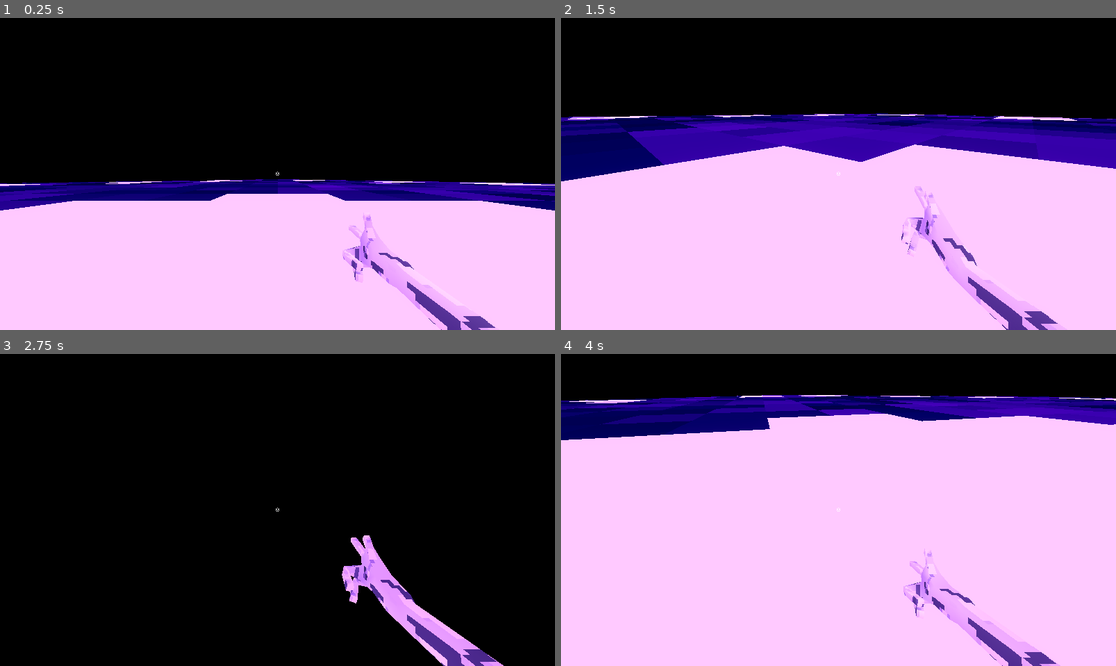
Above: before the commit, frames 1-4 (two rows, left to right).
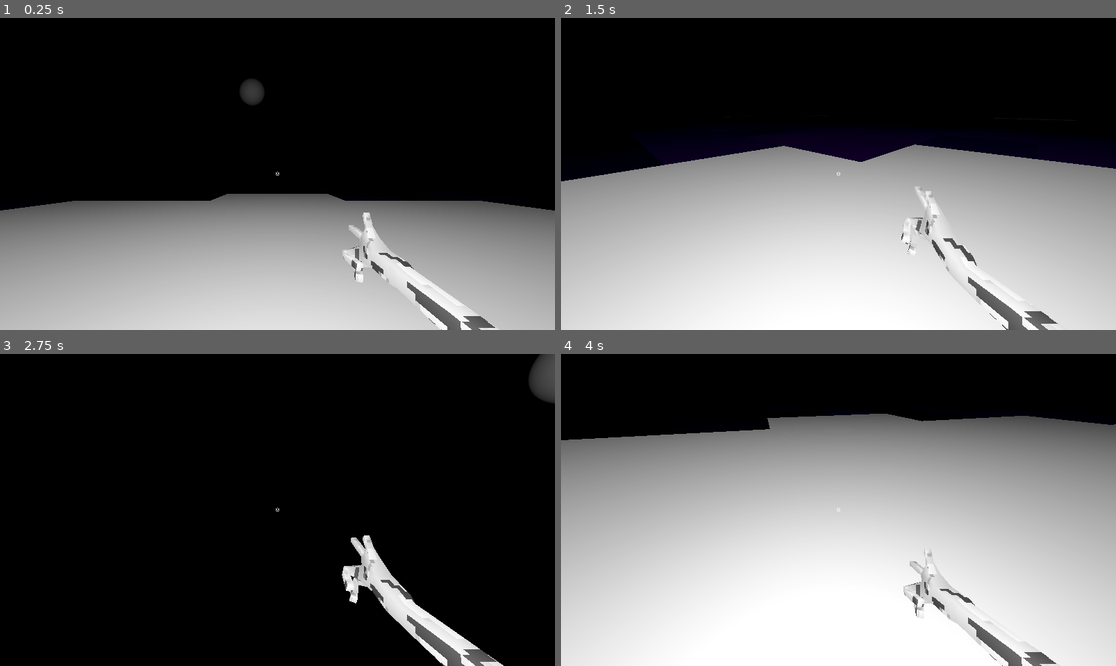
Above: after the commit, the same moments.

Repository: NykolaR/GGJ2026
Game: Godot game, scene res://scenes/debug/debug.tscn
The game is run twice, just before and just after one commit, with the same random seed, the same clock (stepped at 60 frames per second) and the same inputs.
Inputs (mouse positions are in pixels of both pictures, inside the frame that each line leads up to):
- Up to frame 1 (0.25 s): no input
- Up to frame 2 (1.5 s): tap Enter (ui_accept) at 0.5, 0.77 s; move the mouse to (960, 158) at 0.52 s; press the mouse at (960, 158) at 0.53 s; hold D (move_right) 0.53-1.28 s; move the mouse to (727, 189) at 1.27 s; release the mouse at (727, 189) at 1.28 s; hold S (move_down) from 1.28 s (still down); click (727, 189) at 1.35 s
- Up to frame 3 (2.75 s): tap Enter (ui_accept) at 1.52 s; move the mouse to (333, 441) at 2.02 s; release S (move_down) at 2.03 s; press the mouse at (333, 441) at 2.03 s; hold D (move_right) from 2.03 s (still down)
- Up to frame 4 (4 s): move the mouse to (810, 572) at 2.77 s; release D (move_right) at 2.78 s; release the mouse at (810, 572) at 2.78 s; hold W (move_up) 2.78-3.53 s; click (810, 572) at 2.85 s; tap Enter (ui_accept) at 3.02, 3.77 s; move the mouse to (1005, 556) at 3.52 s; press the mouse at (1005, 556) at 3.53 s; hold A (move_left) from 3.53 s (still down)

The runs differ from the first frame. In frame 1, 48% of the frame differs, in the area x 0-100%, y 19-100%; in frame 2, 69%; in frame 3, 3.7%; in frame 4, 86%, in the area x 0-100%, y 13-100%.

Commit message:
many things for many beings

Diff:
--- a/ggj-2026/project.godot
+++ b/ggj-2026/project.godot
@@ -76,6 +76,12 @@
 ]
 }
 
+[layer_names]
+
+3d_physics/layer_2="player"
+3d_physics/layer_3="enemy"
+3d_physics/layer_4="mask"
+
 [physics]
 
 3d/physics_engine="Jolt Physics"
--- a/ggj-2026/scenes/debug/debug.tscn
+++ b/ggj-2026/scenes/debug/debug.tscn
@@ -2,6 +2,8 @@
 
 [ext_resource type="PackedScene" uid="uid://da11xn34k4j06" path="res://scenes/world/stage.tscn" id="1_fym4n"]
 [ext_resource type="PackedScene" uid="uid://d03ii0poyajaw" path="res://scenes/player/player.tscn" id="2_pa0g8"]
+[ext_resource type="PackedScene" uid="uid://b8kagop8tvnh" path="res://scenes/enemy/enemy.tscn" id="3_pa0g8"]
+[ext_resource type="PackedScene" uid="uid://5qw3bffoese7" path="res://scenes/enemy/spawning_mask/spawning_mask.tscn" id="4_oa6p7"]
 
 [sub_resource type="ProceduralSkyMaterial" id="ProceduralSkyMaterial_fym4n"]
 sky_horizon_color = Color(0.66224277, 0.6717428, 0.6867428, 1)
@@ -13,8 +15,6 @@
 [sub_resource type="Environment" id="Environment_oa6p7"]
 background_mode = 1
 sky = SubResource("Sky_pa0g8")
-ambient_light_source = 2
-ambient_light_color = Color(0.41568628, 0.015686275, 1, 1)
 tonemap_mode = 2
 glow_enabled = true
 
@@ -22,6 +22,7 @@
 
 [node name="DirectionalLight3D" type="DirectionalLight3D" parent="." unique_id=1637109102]
 transform = Transform3D(-0.8660254, -0.43301278, 0.25, 0, 0.49999997, 0.86602545, -0.50000006, 0.75, -0.43301266, 0, 0, 0)
+visible = false
 shadow_enabled = true
 
 [node name="WorldEnvironment" type="WorldEnvironment" parent="." unique_id=114159800]
@@ -32,3 +33,18 @@
 
 [node name="Player" parent="." unique_id=1786887011 instance=ExtResource("2_pa0g8")]
 transform = Transform3D(1, 0, 0, 0, 1, 0, 0, 0, 1, 0, 0.5098526, 0)
+
+[node name="Enemy" parent="." unique_id=689310269 instance=ExtResource("3_pa0g8")]
+transform = Transform3D(1, 0, 0, 0, 1, 0, 0, 0, 1, 7, 4, 0)
+
+[node name="Enemy2" parent="." unique_id=1321154890 instance=ExtResource("3_pa0g8")]
+transform = Transform3D(1, 0, 0, 0, 1, 0, 0, 0, 1, 2, 4, 7)
+
+[node name="Enemy3" parent="." unique_id=18822014 instance=ExtResource("3_pa0g8")]
+transform = Transform3D(1, 0, 0, 0, 1, 0, 0, 0, 1, -9, 4, -1)
+
+[node name="Enemy4" parent="." unique_id=2016225487 instance=ExtResource("3_pa0g8")]
+transform = Transform3D(1, 0, 0, 0, 1, 0, 0, 0, 1, -1, 4, -8)
+
+[node name="SpawningMask" parent="." unique_id=877458569 instance=ExtResource("4_oa6p7")]
+transform = Transform3D(1, 0, 0, 0, 1, 0, 0, 0, 1, -5, 4.4638047, 4)
--- a/ggj-2026/scenes/debug/retro.tscn
+++ b/ggj-2026/scenes/debug/retro.tscn
@@ -6,7 +6,7 @@
 
 [sub_resource type="ShaderMaterial" id="ShaderMaterial_m0nke"]
 shader = ExtResource("1_bqseu")
-shader_parameter/color_depth = 16.0
+shader_parameter/color_depth = 24.0
 shader_parameter/dithering_pattern_texture = ExtResource("2_maams")
 
 [node name="Retro" type="Node" unique_id=2027053121]
--- /dev/null
+++ b/ggj-2026/scenes/enemy/enemy.gd
@@ -0,0 +1,13 @@
+extends Area3D
+
+@export var health: int = 5
+
+
+func hit(damage: int = 0) -> void:
+	health -= damage
+	if health <= 0:
+		death()
+
+
+func death() -> void:
+	queue_free()
--- a/ggj-2026/scenes/enemy/enemy.tscn
+++ b/ggj-2026/scenes/enemy/enemy.tscn
@@ -1,3 +1,18 @@
 [gd_scene format=3 uid="uid://b8kagop8tvnh"]
 
-[node name="Area3D" type="Area3D" unique_id=689310269]
+[ext_resource type="Script" uid="uid://dhije8l7d3s6u" path="res://scenes/enemy/enemy.gd" id="1_4a83h"]
+
+[sub_resource type="SphereShape3D" id="SphereShape3D_883im"]
+
+[sub_resource type="SphereMesh" id="SphereMesh_4a83h"]
+
+[node name="Enemy" type="Area3D" unique_id=689310269]
+collision_layer = 4
+collision_mask = 2
+script = ExtResource("1_4a83h")
+
+[node name="CollisionShape3D" type="CollisionShape3D" parent="." unique_id=1436251806]
+shape = SubResource("SphereShape3D_883im")
+
+[node name="MeshInstance3D" type="MeshInstance3D" parent="." unique_id=1925874497]
+mesh = SubResource("SphereMesh_4a83h")
--- /dev/null
+++ b/ggj-2026/scenes/enemy/spawning_mask/bases/mask_base_heart.tscn
@@ -0,0 +1,31 @@
+[gd_scene format=3 uid="uid://1b6wiypokfwr"]
+
+[ext_resource type="PackedScene" uid="uid://sn3sna5uoatn" path="res://scenes/enemy/spawning_mask/mask_piece.tscn" id="1_nc43t"]
+[ext_resource type="PackedScene" uid="uid://xgrel10opmpj" path="res://assets/models/masks/base/enemy-mask-heart.gltf" id="2_csh00"]
+[ext_resource type="Shader" uid="uid://deoh6ruh3calf" path="res://ursc/spatial/shiny/shiny_opaque.gdshader" id="3_csh00"]
+
+[sub_resource type="ConvexPolygonShape3D" id="ConvexPolygonShape3D_csh00"]
+points = PackedVector3Array(0.5, 0.9999999, 0, 0.4498825, 0.9127699, 0.13694324, 0.8999609, 0.5809903, 0.13694324, 1, 0.6312239, 0, 0.8999609, 0.5809903, -0.13694324, 0.4498825, 0.9127699, -0.13694324, -0.5, 0.9999999, 0, -0.4500783, 0.9127699, 0.13694324, 0.8999609, 0.060325444, 0.13694324, 1, 0.0526886, 0, 0.8999609, 0.060325444, -0.13694324, -0.4500783, 0.9127699, -0.13694324, -0.9001566, 0.5809903, -0.13694324, -1, 0.6312239, 0, -0.9001566, 0.5809903, 0.13694324, 0.18050122, -0.6475276, 0.13694324, 0.20046985, -0.7337394, 0, 0.18050122, -0.6475276, -0.13694324, -0.9001566, 0.060325444, -0.13694324, -1, 0.0526886, 0, -0.9001566, 0.060325444, 0.13694324, -0.18069696, -0.6475276, 0.13694324, -0.2006656, -0.7337394, 0, -0.18069696, -0.6475276, -0.13694324)
+
+[sub_resource type="ShaderMaterial" id="ShaderMaterial_kper4"]
+render_priority = 0
+shader = ExtResource("3_csh00")
+shader_parameter/albedo_color = Color(1, 0.49019608, 1, 1)
+shader_parameter/color_depth = 16.0
+shader_parameter/glossiness = 0.4
+shader_parameter/shadow_intensity = 0.65
+shader_parameter/cull_distance_override = 0.0
+shader_parameter/convert_vertex_colors = false
+
+[node name="MaskBaseHeart" unique_id=1027750743 instance=ExtResource("1_nc43t")]
+shape = SubResource("ConvexPolygonShape3D_csh00")
+
+[node name="enemy-mask-heart" parent="." index="0" unique_id=1587088882 instance=ExtResource("2_csh00")]
+
+[node name="Cube" parent="enemy-mask-heart" index="0" unique_id=1015910222]
+surface_material_override/0 = SubResource("ShaderMaterial_kper4")
+
+[node name="MeshInstance3D" type="MeshInstance3D" parent="." index="1" unique_id=1467294602]
+material_override = SubResource("ShaderMaterial_kper4")
+
+[editable path="enemy-mask-heart"]
--- /dev/null
+++ b/ggj-2026/scenes/enemy/spawning_mask/mask_piece.tscn
@@ -0,0 +1,3 @@
+[gd_scene format=3 uid="uid://sn3sna5uoatn"]
+
+[node name="MaskPiece" type="CollisionShape3D" unique_id=1027750743]
--- /dev/null
+++ b/ggj-2026/scenes/enemy/spawning_mask/spawning_mask.gd
@@ -0,0 +1,9 @@
+extends "res://scenes/enemy/enemy.gd"
+
+
+func death() -> void:
+	$MeshInstance3D.hide()
+	$CollisionShape3D.disabled = true
+	$Mask.process_mode = Node.PROCESS_MODE_INHERIT
+	$Mask.mask_grabbed.connect(queue_free)
+	$Mask.apply_torque_impulse(Vector3(randf_range(-1,1), randf_range(-1,1), randf_range(-1,1)))
--- /dev/null
+++ b/ggj-2026/scenes/enemy/spawning_mask/spawning_mask.tscn
@@ -0,0 +1,14 @@
+[gd_scene format=3 uid="uid://5qw3bffoese7"]
+
+[ext_resource type="PackedScene" uid="uid://b8kagop8tvnh" path="res://scenes/enemy/enemy.tscn" id="1_2mpkn"]
+[ext_resource type="Script" uid="uid://dr23ao3omf5s8" path="res://scenes/enemy/spawning_mask/spawning_mask.gd" id="2_1e33p"]
+[ext_resource type="PackedScene" uid="uid://e56j2frq2wsf" path="res://scenes/mask/mask.tscn" id="2_rv0x0"]
+
+[node name="SpawningMask" unique_id=689310269 instance=ExtResource("1_2mpkn")]
+script = ExtResource("2_1e33p")
+
+[node name="MeshInstance3D" parent="." index="1" unique_id=1925874497]
+visible = false
+
+[node name="Mask" parent="." index="2" unique_id=1479358489 instance=ExtResource("2_rv0x0")]
+transform = Transform3D(0.5, 0, 0, 0, 0.5, 0, 0, 0, 0.5, 0, 0, 0)
--- /dev/null
+++ b/ggj-2026/scenes/mask/mask.gd
@@ -0,0 +1,18 @@
+extends RigidBody3D
+
+
+signal mask_grabbed
+
+func _ready() -> void:
+	add_cols($Base.get_children())
+
+
+func add_cols(from: Array) -> void:
+	for child in from:
+		if child is CollisionShape3D:
+			var nc: CollisionShape3D = child.duplicate()
+			add_child(nc)
+
+
+func pick_up_mask() -> void:
+	mask_grabbed.emit()
--- /dev/null
+++ b/ggj-2026/scenes/mask/mask.tscn
@@ -0,0 +1,33 @@
+[gd_scene format=3 uid="uid://e56j2frq2wsf"]
+
+[ext_resource type="Script" uid="uid://cpiilkkb02rk8" path="res://scenes/mask/mask.gd" id="1_jlvus"]
+[ext_resource type="PackedScene" uid="uid://1b6wiypokfwr" path="res://scenes/enemy/spawning_mask/bases/mask_base_heart.tscn" id="2_61b51"]
+
+[sub_resource type="PhysicsMaterial" id="PhysicsMaterial_61b51"]
+bounce = 0.1
+
+[node name="Mask" type="RigidBody3D" unique_id=1479358489]
+process_mode = 4
+disable_mode = 1
+collision_layer = 8
+input_ray_pickable = false
+physics_material_override = SubResource("PhysicsMaterial_61b51")
+script = ExtResource("1_jlvus")
+
+[node name="Accessory" type="RigidBody3D" parent="." unique_id=2002317765]
+process_mode = 4
+collision_layer = 8
+
+[node name="EyeR" type="RigidBody3D" parent="." unique_id=1045527664]
+process_mode = 4
+collision_layer = 8
+
+[node name="EyeL" type="RigidBody3D" parent="." unique_id=607794343]
+process_mode = 4
+collision_layer = 8
+
+[node name="Base" type="RigidBody3D" parent="." unique_id=1944295693]
+process_mode = 4
+collision_layer = 8
+
+[node name="MaskBaseHeart" parent="Base" unique_id=1027750743 instance=ExtResource("2_61b51")]
--- a/ggj-2026/scenes/player/player.tscn
+++ b/ggj-2026/scenes/player/player.tscn
@@ -48,6 +48,7 @@
 transitions = ["Pistol-idle", "Pistol-shoot", SubResource("AnimationNodeStateMachineTransition_0owmy"), "Pistol-shoot", "Pistol-idle", SubResource("AnimationNodeStateMachineTransition_qek5x"), "Start", "Pistol-idle", SubResource("AnimationNodeStateMachineTransition_5gtgg")]
 
 [node name="Player" type="CharacterBody3D" unique_id=1786887011 node_paths=PackedStringArray("camera")]
+collision_layer = 2
 script = ExtResource("1_8afob")
 camera = NodePath("RotY")
 
@@ -64,7 +65,7 @@
 [node name="hand" parent="RotY/RotX" unique_id=2065130696 instance=ExtResource("3_p47bc")]
 transform = Transform3D(1, 0, 0, 0, 1, 0, 0, 0, 1, 0.20633817, -0.16909224, -5.9604645e-08)
 
-[node name="Skeleton3D" parent="RotY/RotX/hand/Arm-Armature" parent_id_path=PackedInt32Array(2065130696, 329330413) index="0" unique_id=1417654798]
+[node name="Skeleton3D" parent="RotY/RotX/hand/Arm-Armature" parent_id_path=PackedInt32Array(2065130696, 877236892) index="0" unique_id=936366653]
 bones/0/rotation = Quaternion(-0.5, 0.50000006, -0.5, 0.5)
 bones/3/rotation = Quaternion(7.700781e-16, -1.04649094e-16, -0.13465647, 0.99089235)
 bones/4/rotation = Quaternion(0.026809711, -0.017022237, 0.53496635, 0.8442763)
@@ -74,7 +75,7 @@
 bones/8/rotation = Quaternion(-0.49338496, -0.20599963, -0.3010631, 0.78961784)
 bones/9/rotation = Quaternion(-0.7028759, -0.31664586, 0.2649731, 0.5792151)
 
-[node name="Arm" parent="RotY/RotX/hand/Arm-Armature/Skeleton3D" index="0" unique_id=1151002556]
+[node name="Arm" parent="RotY/RotX/hand/Arm-Armature/Skeleton3D" index="0" unique_id=1924045855]
 surface_material_override/0 = SubResource("ShaderMaterial_qek5x")
 
 [node name="PistolBulletSpawn" type="Node3D" parent="RotY/RotX/hand/Arm-Armature/Skeleton3D/Arm" index="0" unique_id=357589825]
@@ -107,6 +108,11 @@
 tree_root = SubResource("AnimationNodeStateMachine_h17s1")
 anim_player = NodePath("../RotY/RotX/hand/AnimationPlayer")
 
+[node name="OmniLight3D" type="OmniLight3D" parent="." unique_id=1674696348]
+transform = Transform3D(1, 0, 0, 0, 1, 0, 0, 0, 1, 0, 0.5, 0)
+light_volumetric_fog_energy = 0.0
+omni_range = 15.0
+
 [connection signal="animation_started" from="AnimationTree" to="." method="_on_animation_tree_animation_started"]
 
 [editable path="RotY/RotX/hand"]
--- a/ggj-2026/scenes/player/weapons/bullet.gd
+++ b/ggj-2026/scenes/player/weapons/bullet.gd
@@ -1,8 +1,10 @@
 extends RayCast3D
 
+const Enemy: GDScript = preload("res://scenes/enemy/enemy.gd")
 
 var target: Vector3 = Vector3.ZERO
 
+@export var damage: int = 1
 @export var spread: float = 0.02
 @export var range: float = 10.0
 
@@ -22,6 +24,9 @@
 	if is_colliding():
 		visual.scale.z = global_position.distance_to(get_collision_point())
 		top_level = true
+		var col: Enemy = get_collider() as Enemy
+		if col:
+			col.hit(1)
 	else:
 		visual.scale.z = range
 	show()
--- a/ggj-2026/scenes/player/weapons/bullet.tscn
+++ b/ggj-2026/scenes/player/weapons/bullet.tscn
@@ -14,6 +14,8 @@
 [node name="Bullet" type="RayCast3D" unique_id=132572255]
 visible = false
 target_position = Vector3(0, 0, -1)
+collision_mask = 4
+collide_with_areas = true
 debug_shape_thickness = 1
 script = ExtResource("1_fvo7p")
 
--- a/ggj-2026/scenes/world/stage.tscn
+++ b/ggj-2026/scenes/world/stage.tscn
@@ -1,22 +1,12 @@
 [gd_scene format=3 uid="uid://da11xn34k4j06"]
 
 [ext_resource type="PackedScene" uid="uid://cie1qcddtl8du" path="res://assets/models/stage.gltf" id="1_1rk7q"]
-[ext_resource type="Shader" uid="uid://bf64br441qj8r" path="res://ursc/spatial/standard/standard_opaque.gdshader" id="2_3plsa"]
 [ext_resource type="Texture2D" uid="uid://b2xjscesd4y6y" path="res://assets/textures/stage.png" id="3_cwc4s"]
 
-[sub_resource type="ShaderMaterial" id="ShaderMaterial_yq2ei"]
-render_priority = 0
-shader = ExtResource("2_3plsa")
-shader_parameter/albedo_color = Color(1, 1, 1, 1)
-shader_parameter/albedo_texture = ExtResource("3_cwc4s")
-shader_parameter/albedo_texture_as_primary_color = true
-shader_parameter/mix_factor = 1.0
-shader_parameter/texture_lod_halve_distance_override = 0.0
-shader_parameter/uv_offset = Vector2(0, 0)
-shader_parameter/uv_scale = Vector2(1, 1)
-shader_parameter/uv_scroll_speed = Vector2(0, 0)
-shader_parameter/cull_distance_override = 0.0
-shader_parameter/convert_vertex_colors = false
+[sub_resource type="StandardMaterial3D" id="StandardMaterial3D_7qkul"]
+specular_mode = 2
+albedo_texture = ExtResource("3_cwc4s")
+texture_filter = 0
 
 [node name="Stage" type="Node3D" unique_id=928063805]
 
@@ -24,9 +14,9 @@
 transform = Transform3D(4, 0, 0, 0, 4, 0, 0, 0, 4, 0, 0, 0)
 
 [node name="Cylinder" parent="stage" index="0" unique_id=145943383]
-material_override = SubResource("ShaderMaterial_yq2ei")
+material_override = SubResource("StandardMaterial3D_7qkul")
 
 [node name="MeshInstance3D" type="MeshInstance3D" parent="." unique_id=1441915264]
-material_override = SubResource("ShaderMaterial_yq2ei")
+material_override = SubResource("StandardMaterial3D_7qkul")
 
 [editable path="stage"]
Binary file added: ggj-2026/assets/models/masks/base/enemy-mask-heart.bin
Not shown, added: ggj-2026/assets/models/masks/base/enemy-mask-heart.gltf
Not shown, added: ggj-2026/assets/models/masks/base/enemy-mask-heart.gltf.import
Not shown, added: ggj-2026/scenes/enemy/enemy.gd.uid
Not shown, added: ggj-2026/scenes/enemy/spawning_mask/spawning_mask.gd.uid
Not shown, added: ggj-2026/scenes/mask/mask.gd.uid
